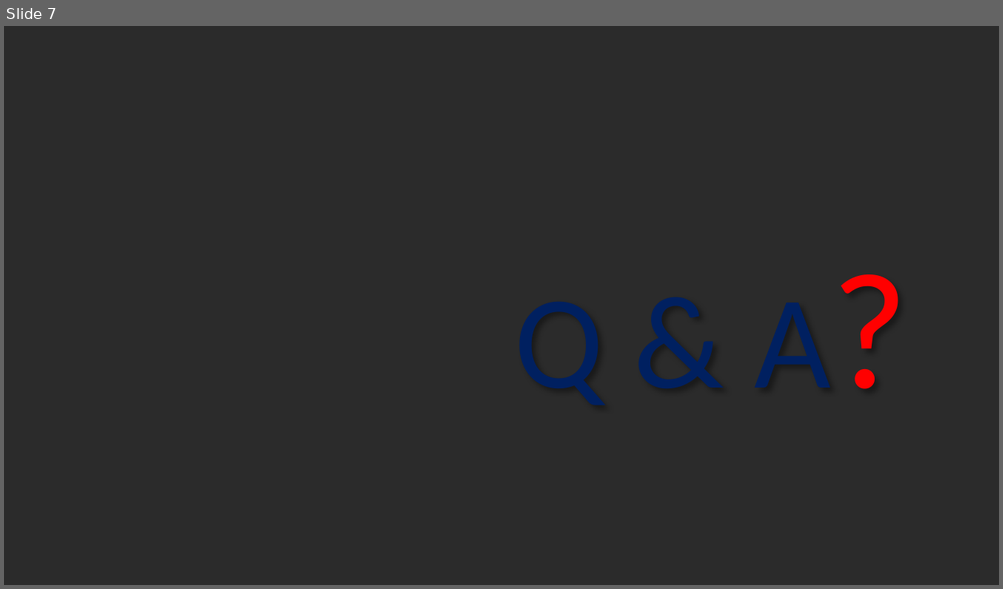
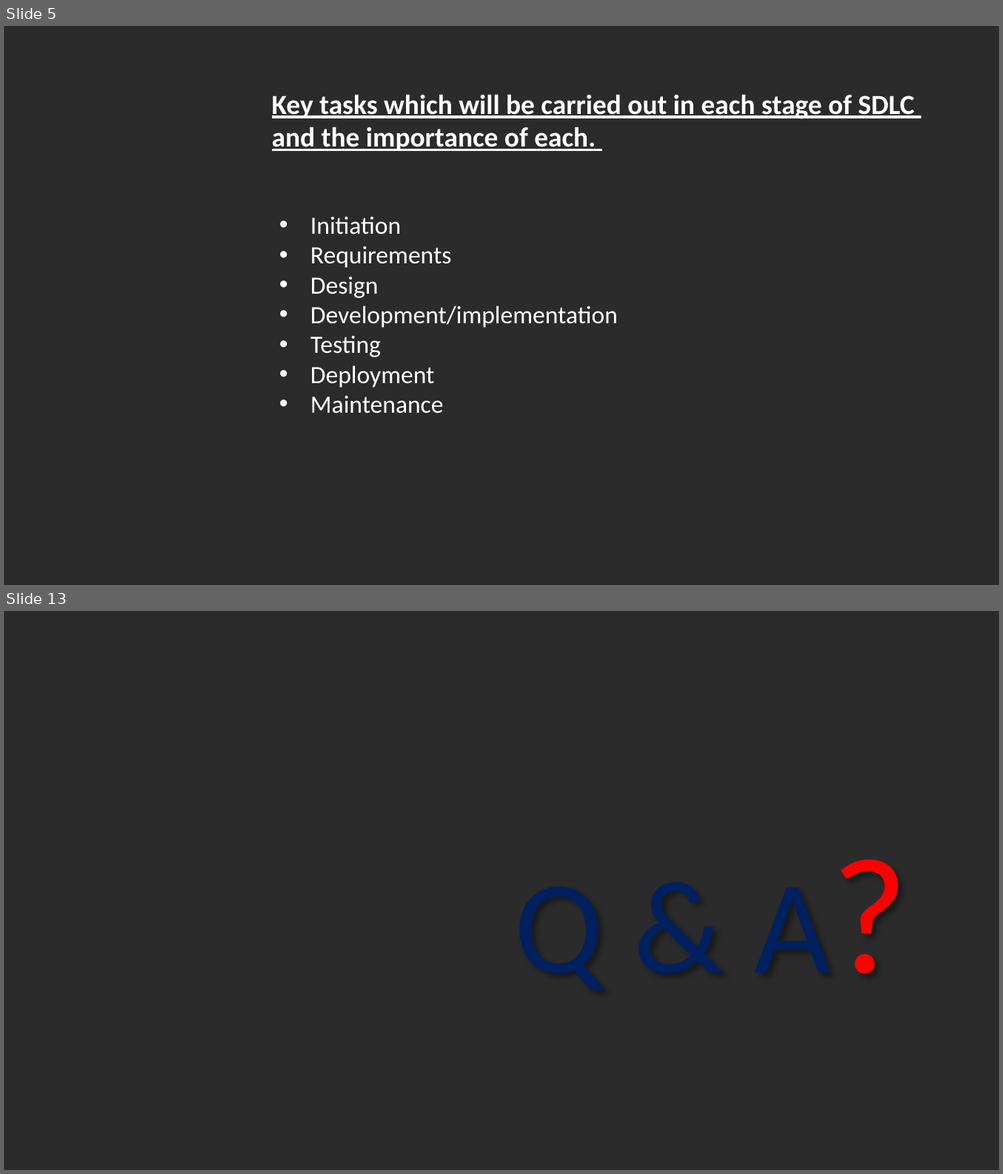
Before and after one commit to anoxtovo/docc, a slide deck: Doctor Channeling edited.pptx. Shown one above the other, each under a label of ours: slide 7 before the commit, slides 5 and 13 after it; the slides between them are not shown. The pictures are 1003x589 and 1003x1174 pixels, drawn with LibreOffice and Linux fonts; fonts in the diff are those of the drawing; background and template pictures are left out; a plain dark background stands for a picture behind light text. Boxes give left, top, right and bottom in pixels: in the first picture for what was removed or moved away, otherwise in the second. Text is boxed around its words. In the diff, an @@ line names an element or a change of style, - is before the commit and + after.

```diff
--- a/Doctor Channeling edited.pptx
+++ b/Doctor Channeling edited.pptx
@@ slide 5 added at <box>4,26,999,585</box>, background picture (left out) @@
@@ text added at <box>272,94,914,151</box>, 20 pt, text #FFFFFF, bold, underline @@
+Key tasks which will be carried out in each stage of SDLC
+and the importance of each.
@@ text added at <box>310,217,617,414</box>, 18 pt, text #FFFFFF @@
+• Initiation
+• Requirements
+• Design
+• Development/implementation
+• Testing
+• Deployment
+• Maintenance
@@ what was slide 7 is now slide 13 @@
```
Also in this commit, not shown: 1 slide changed, 7 other slides added, 2 slides removed, 4 other files.
